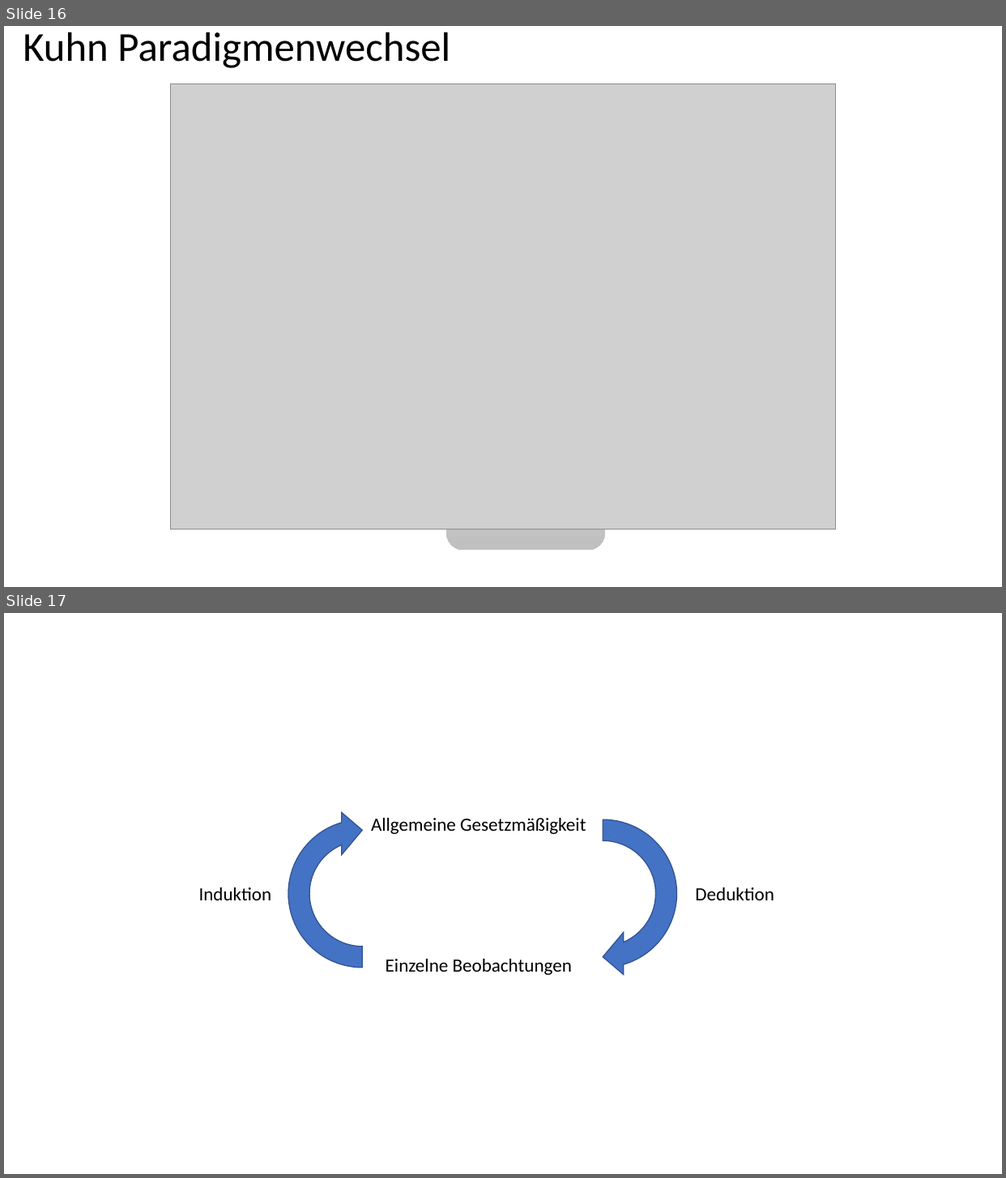
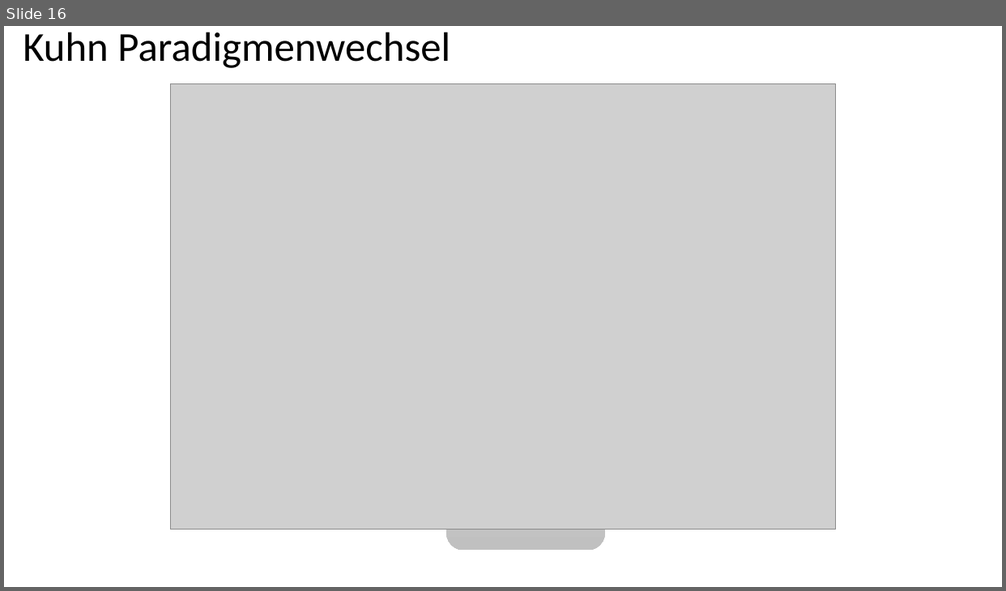
Before and after one commit to LukasRoeseler/opensciencebuch, a slide deck: images/Abbildungen-01.pptx. Shown one above the other, each under a label of ours: slides 16 and 17 before the commit, slide 16 after it. The pictures are 1006x1178 and 1006x591 pixels, drawn with LibreOffice and Linux fonts; fonts in the diff are those of the drawing; grey boxes stand for pictures. Boxes give left, top, right and bottom in pixels: in the first picture for what was removed or moved away, otherwise in the second. Text is boxed around its words. In the diff, an @@ line names an element or a change of style, - is before the commit and + after.

```diff
--- a/images/Abbildungen-01.pptx
+++ b/images/Abbildungen-01.pptx
@@ slide 17 removed at (x1=4, y1=613, x2=1002, y2=1174), background #FFFFFF @@
@@ circular arrow removed at (x1=278, y1=809, x2=447, y2=978) @@
@@ text removed at (x1=371, y1=818, x2=586, y2=834) @@
-Allgemeine Gesetzmäßigkeit
@@ circular arrow removed at (x1=518, y1=809, x2=688, y2=978) @@
@@ text removed at (x1=199, y1=888, x2=272, y2=901) @@
-Induktion
@@ text removed at (x1=695, y1=888, x2=774, y2=901) @@
-Deduktion
@@ text removed at (x1=386, y1=959, x2=572, y2=975) @@
-Einzelne Beobachtungen
```
Also in this commit, not shown: 2 slides added, 26 other files.
